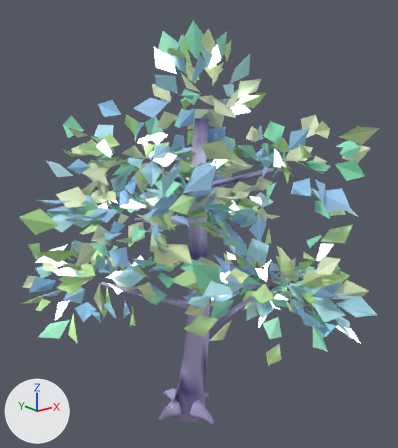
Two versions of the glTF model shardlight/game/assets/models/verdant_flora/verdant_tree_glassbirch_b.glb, one commit apart.
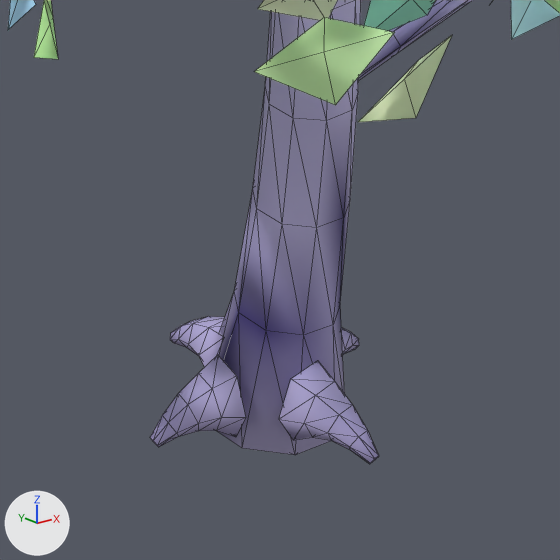
Each version appears first whole from a 50 mm camera at (-6.98, -9.19, 8.56) aimed at (0.21, -0.2, 4.97), and next in a close-up on the part from 31% to 65% of the width and 69% to 100% of the height. Every picture has the same lights, and +X, +Y and +Z are marked at lower left. The older version's two pictures come first. The close-ups show mesh edges as thin lines. Vertices at exactly the same position are counted once.

The scene before the commit, as lines of its bpy script (objects in view):
```python
me_verdant_tree_glassbirch_b = bpy.data.meshes.new('verdant_tree_glassbirch_b')
me_verdant_tree_glassbirch_b.from_pydata(...)  # 3064 vertices, 2876 faces; spans x -3.74..4.34, y -4.16..3.28, z 0.0..9.12
# faces by material slot: [740, 1980, 156]
me_verdant_tree_glassbirch_b.materials.append(mat_vc_rough)
me_verdant_tree_glassbirch_b.materials.append(mat_vc_foliage)
me_verdant_tree_glassbirch_b.materials.append(mat_emit)
ob_verdant_tree_glassbirch_b = bpy.data.objects.new('verdant_tree_glassbirch_b', me_verdant_tree_glassbirch_b)
ob_verdant_tree_glassbirch_b.location = (0.0, 0.0, 0.0)
```
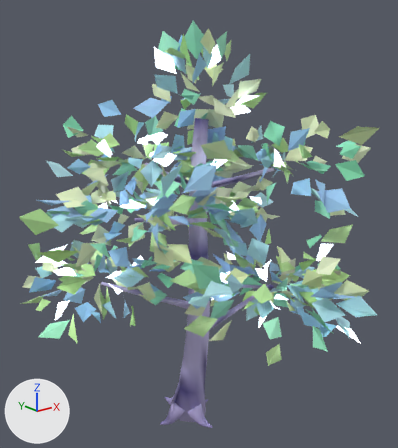
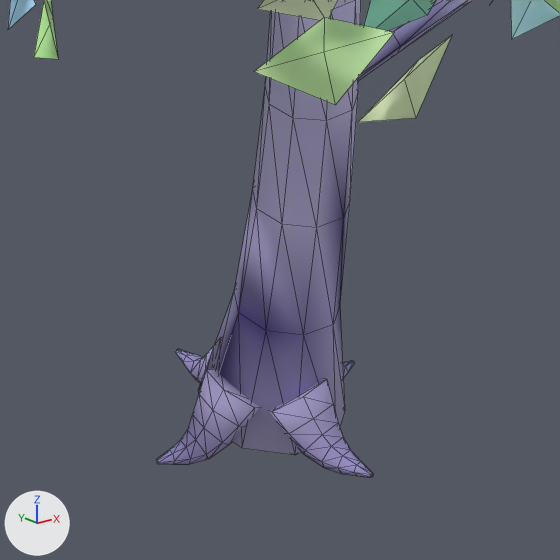
What the commit changed:
me_verdant_tree_glassbirch_b is used by ob_verdant_tree_glassbirch_b; location (0.0, 0.0, 0.0).
me_verdant_tree_glassbirch_b had 3064 vertices, 2876 faces and spanned x -3.74..4.34, y -4.16..3.28, z 0.0..9.12.
me_verdant_tree_glassbirch_b now has 3112 vertices, 2972 faces and spans x -3.74..4.34, y -4.16..3.28, z 0.0..9.12.
me_verdant_tree_glassbirch_b part 1: the loose piece of 30 vertices spanning x -0.24..0.23, y 0.28..0.97, z 0.14..0.57 is rebuilt with 42 vertices and now spans x -0.22..0.21, y 0.09..0.93, z 0.01..0.53.
me_verdant_tree_glassbirch_b part 2: the loose piece of 30 vertices spanning x 0.24..0.8, y -0.18..0.29, z 0.16..0.57 is rebuilt with 42 vertices and now spans x 0.07..0.77, y -0.17..0.25, z 0.02..0.51.
me_verdant_tree_glassbirch_b part 3: the loose piece of 30 vertices spanning x -0.18..0.29, y -0.82..-0.24, z 0.16..0.57 is rebuilt with 42 vertices and now spans x -0.17..0.25, y -0.78..-0.05, z 0.02..0.48.
me_verdant_tree_glassbirch_b part 4: the loose piece of 30 vertices spanning x -0.78..-0.25, y -0.19..0.28, z 0.16..0.57 is rebuilt with 42 vertices and now spans x -0.74..-0.05, y -0.18..0.24, z 0.01..0.5.

Location of each change, (x1, y1, x2, y2) in pixels of the close-ups (560 x 560 px):
'verdant_tree_glassbirch_b', reshaped
    before: (8, 0, 560, 464)
    after: (8, 0, 560, 478)
part 1 of me_verdant_tree_glassbirch_b, rebuilt
    before: (170, 316, 225, 367)
    after: (175, 345, 215, 384)
part 2 of me_verdant_tree_glassbirch_b, rebuilt (mostly hidden afterwards)
    before: (341, 327, 359, 355)
    after: (343, 360, 355, 377)
part 3 of me_verdant_tree_glassbirch_b, rebuilt
    before: (279, 361, 379, 464)
    after: (269, 379, 373, 478)
part 4 of me_verdant_tree_glassbirch_b, rebuilt (8% wider)
    before: (150, 355, 246, 447)
    after: (156, 369, 260, 465)
